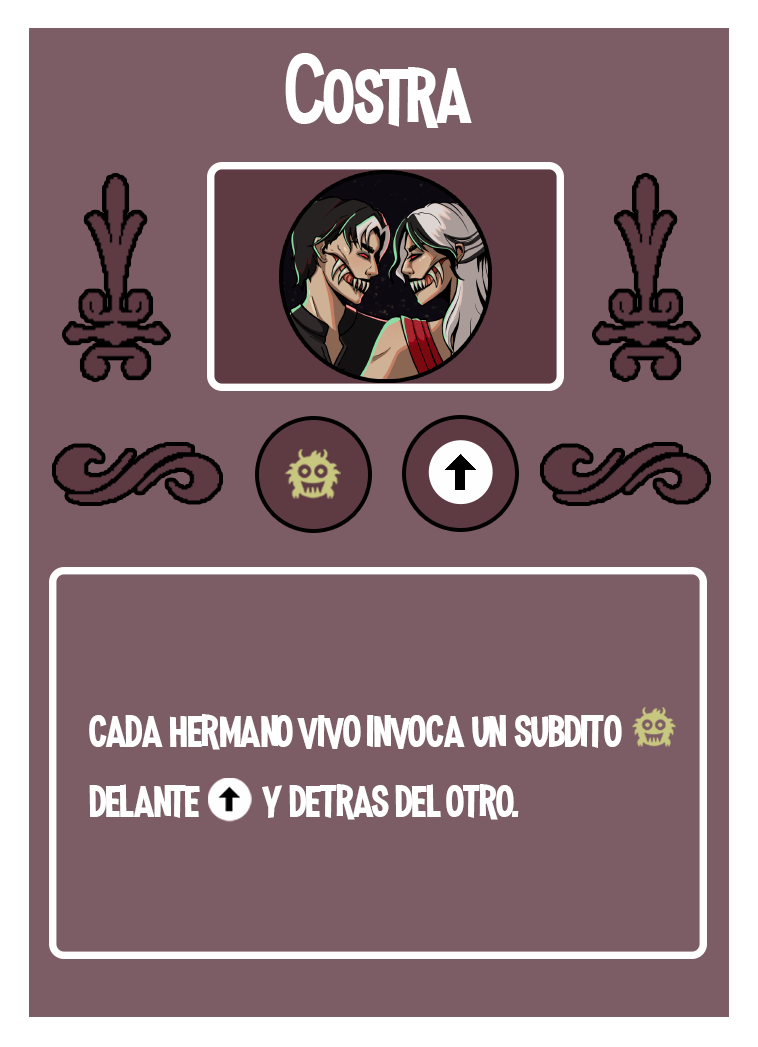
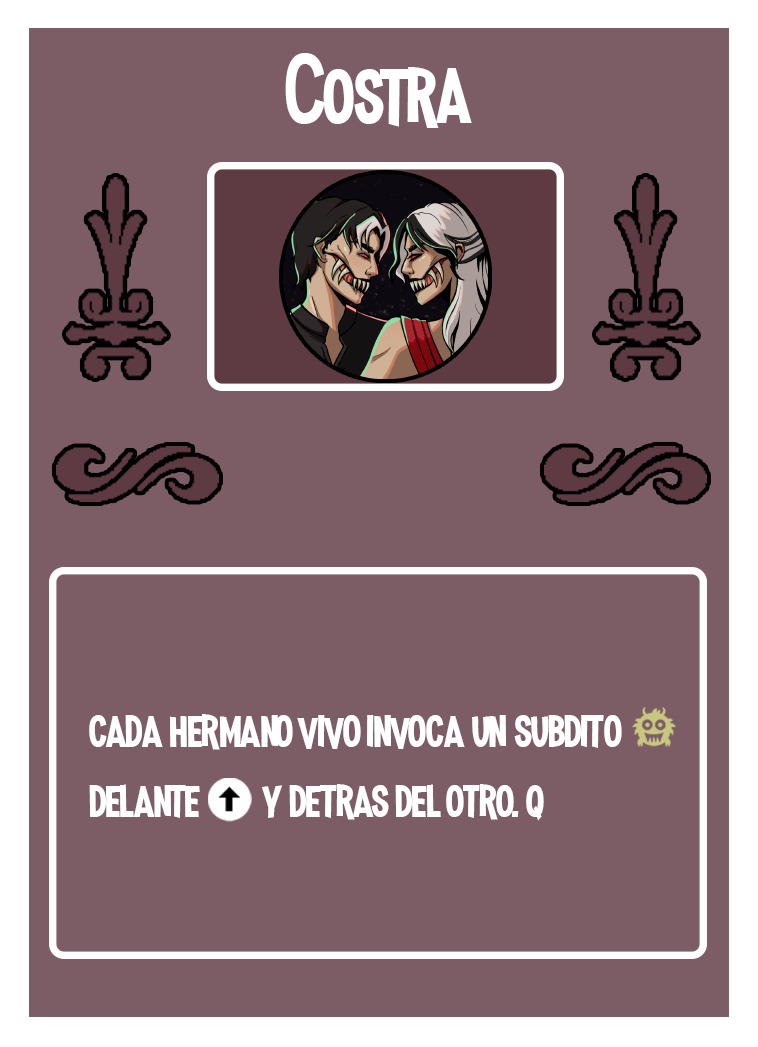
Layers edited between the first and the second 758px x 1047px image:
removed layer "Capa 9" over [285, 449, 341, 499]
removed layer "⬆" (1st of 2, in "Roundabout Card") from group "Roundabout Card" over [428, 440, 493, 505]
removed layer "Elipse 1 copia" (1st of 2, in "Roundabout Card") from group "Roundabout Card" over [406, 419, 515, 528]
removed layer "Elipse 1 copia" (2nd of 2, in "Roundabout Card") from group "Roundabout Card" over [259, 420, 368, 529]
painted on "cada hermano vivo invoca un subdito delante" over [526, 785, 544, 821]